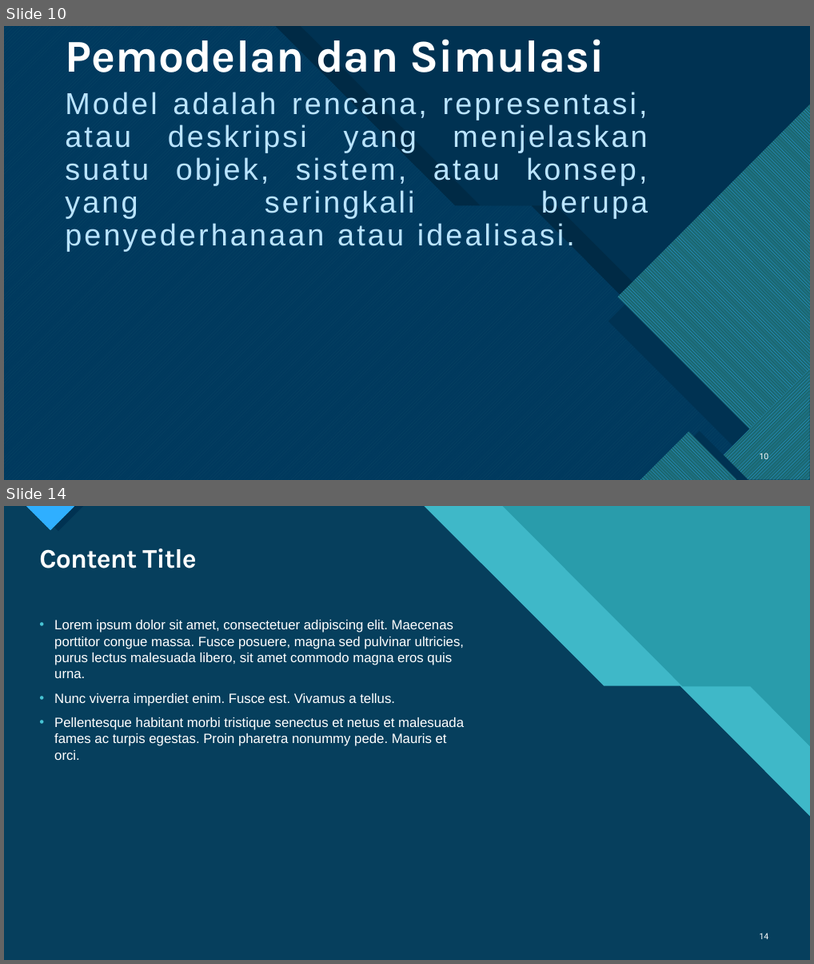
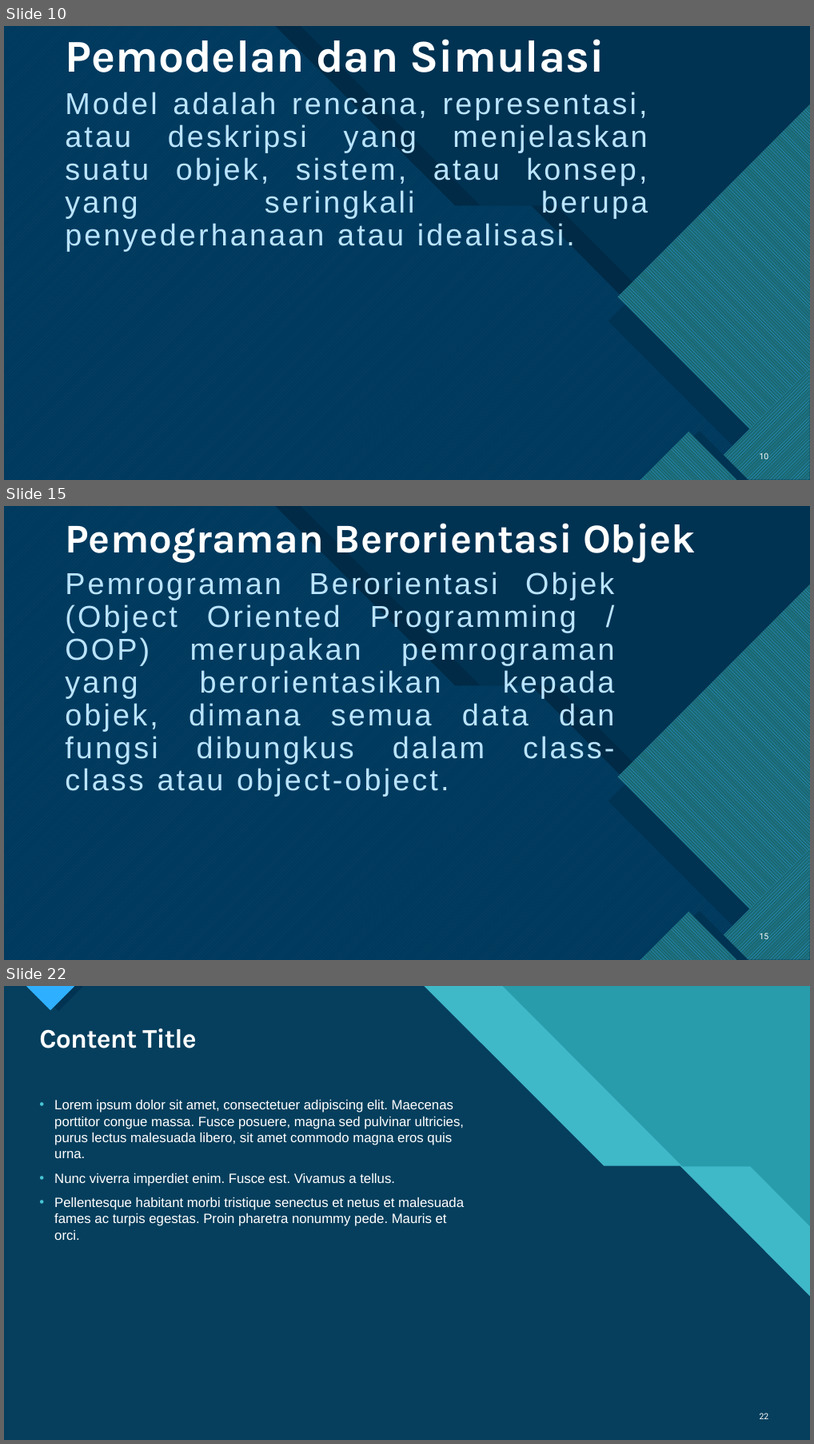
Before and after one commit to AggiaBintangRH/Skripsi, a slide deck: GAME SIMULASI KERJA PRAKTEK MAHASISWA FAKULTAS TEKNOLOGI INFORMASI.pptx. Shown one above the other, each under a label of ours: slides 10 and 14 before the commit, slides 10, 15 and 22 after it; the slides between them are not shown. The pictures are 814x964 and 814x1444 pixels, drawn with LibreOffice and Linux fonts; fonts in the diff are those of the drawing. Boxes give left, top, right and bottom in pixels: in the first picture for what was removed or moved away, otherwise in the second. Text is boxed around its words. In the diff, an @@ line names an element or a change of style, - is before the commit and + after.

```diff
--- a/GAME SIMULASI KERJA PRAKTEK MAHASISWA FAKULTAS TEKNOLOGI INFORMASI.pptx
+++ b/GAME SIMULASI KERJA PRAKTEK MAHASISWA FAKULTAS TEKNOLOGI INFORMASI.pptx
@@ slide 15 added at box(4, 506, 810, 960), background #FFFFFF; not listed: 19 template elements that a slide beside it also shows @@
@@ title added at box(65, 523, 695, 563), 48.6 pt, text #FFFFFF, bold @@
+Pemograman Berorientasi Objek
@@ text added at box(65, 572, 615, 796), 36 pt, text #BAE4FF @@
+Pemrograman Berorientasi Objek (Object Oriented Programming / OOP) merupakan pemrograman yang berorientasikan kepada objek, dimana semua data dan fungsi dibungkus dalam class-class atau object-object.
@@ page number added at box(760, 931, 770, 941), 10 pt, text #FFFFFF @@
+15
@@ what was slide 14 is now slide 22 @@
@@ page number at box(760, 1412, 770, 1419): text changed @@
-14
+22
```
Also in this commit, not shown: 1 slide changed, 9 other slides added, 2 slides removed.
